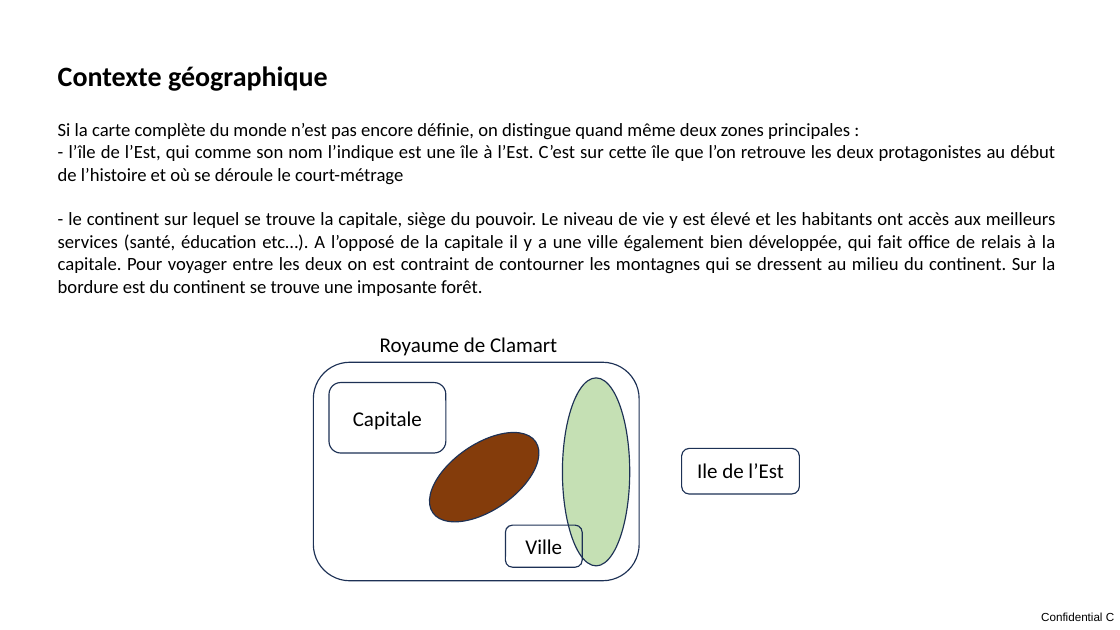
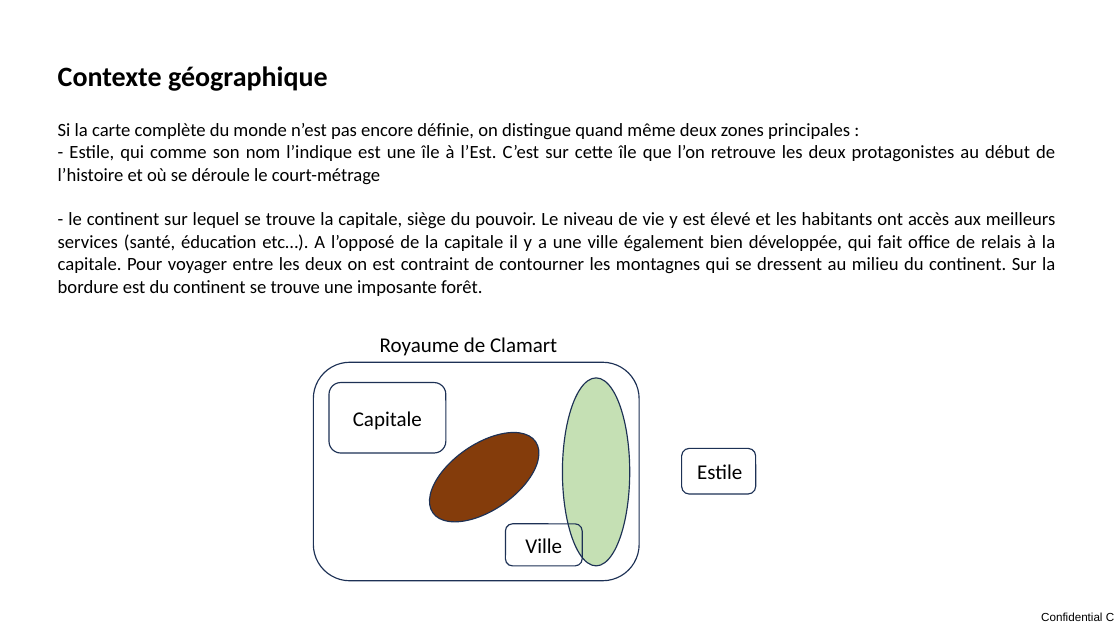
Before and after one commit to Audichu/Formation_studi, a slide deck: slide 7 of 01_WorkInProgress/01_PréProd/intention.pptx. Drawn at 1120x630 pixels with LibreOffice and Linux fonts; fonts in the diff are those of the drawing. Boxes give left, top, right and bottom in pixels: in the first picture for what was removed or moved away, otherwise in the second. Text is boxed around its words. In the diff, an @@ line names an element or a change of style, - is before the commit and + after.

```diff
--- a/01_WorkInProgress/01_PréProd/intention.pptx
+++ b/01_WorkInProgress/01_PréProd/intention.pptx
@@ text at (58,145,1055,185): text changed @@
-- l’île de l’Est, qui comme son nom l’indique est une île à l’Est. C’est sur cette île que l’on retrouve les deux protagonistes au début de l’histoire et où se déroule le court-métrage
+- Estile, qui comme son nom l’indique est une île à l’Est. C’est sur cette île que l’on retrouve les deux protagonistes au début de l’histoire et où se déroule le court-métrage
@@ rounded rectangle: place and size @@
-rounded rectangle at (682,449,800,494)
+rounded rectangle at (682,449,756,494)
@@ text at (697,464,742,479): text changed @@
-Ile de l’Est
+Estile
```
Also in this commit, not shown: 5 other slides changed, 1 other file.
